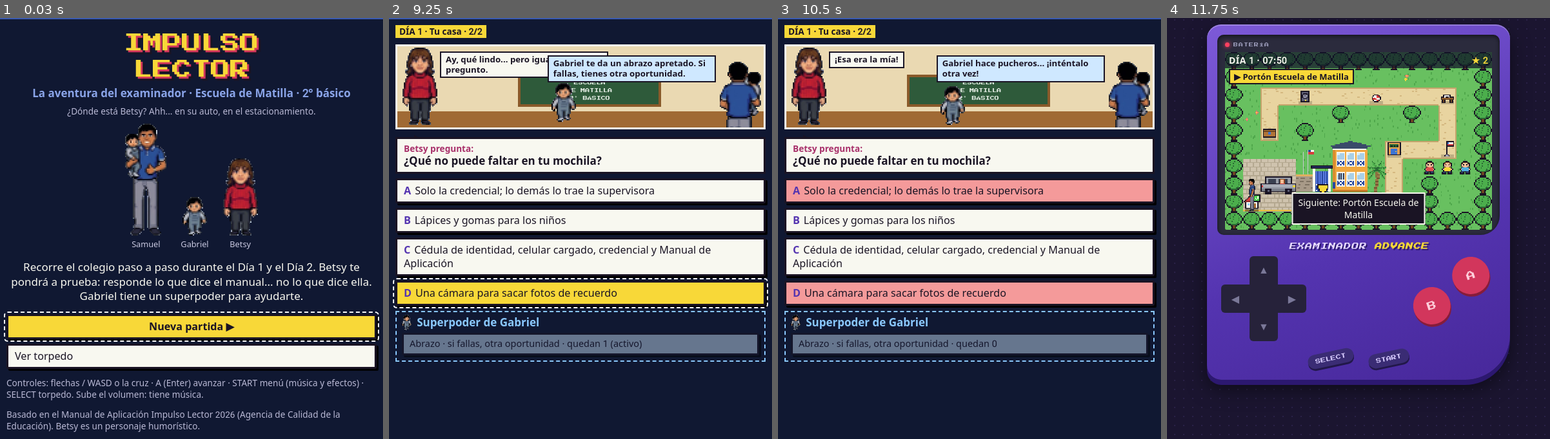
Above: before the commit, frames 1-4 (left to right).
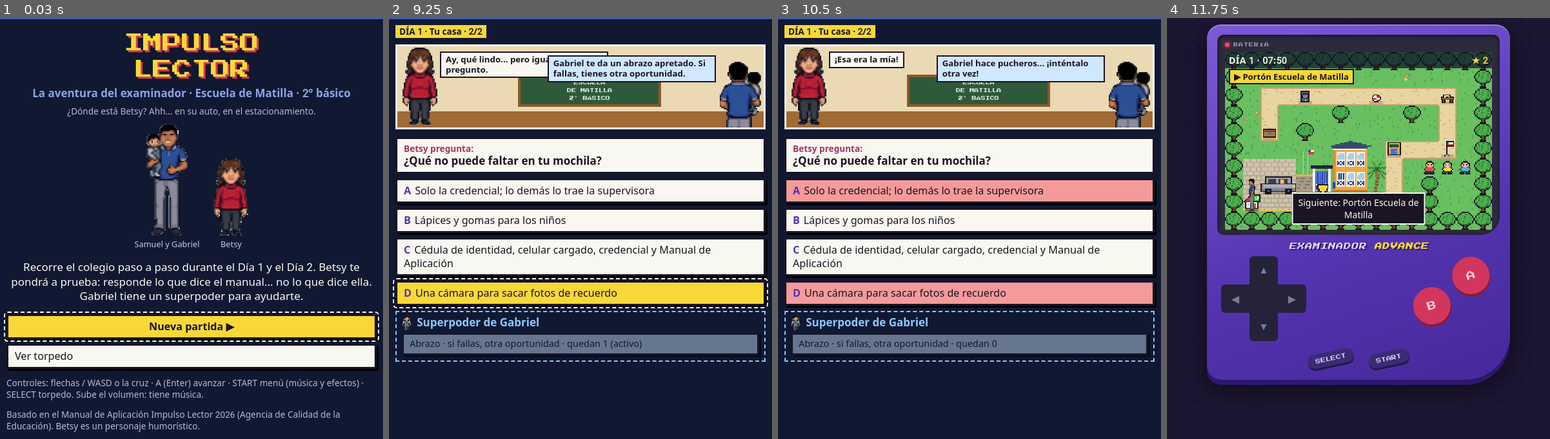
Above: after the commit, the same moments.

Repository: AbgDanielM/Juego-Impulso-Lector
Game: browser game, page index.html
Two runs of this game, one before a commit and one after it. Both use one fixed random seed, a clock stepped at 60 frames per second and the inputs below.
Inputs:
- Up to frame 1 (0.03 s): no input
- Up to frame 2 (9.25 s): click "Nueva partida ▶" at 0.27 s; click "START" at 0.52 s; hold Right 1.03-2.28 s; tap Space every 0.33 s from 1.1 to 9.1 s; hold Up 2.33-2.67 s; hold Right 2.72-3.72 s; hold Down 3.77-4.35 s; hold Left 4.4-5.9 s; hold Up 5.95-6.45 s; hold Left 6.5-7.17 s; hold Down 7.22-7.63 s; hold Right 7.68-8.93 s; click "Continuar ▶" at 7.77 s; hold Up from 8.98 s (still down)
- Up to frame 3 (10.5 s): release Up at 9.32 s; hold Right 9.37-10.37 s; tap Space every 0.33 s from 9.43 to 10.43 s; click "Abrazo · si fallas, otra opor…" at 10.02 s; hold Down from 10.42 s (still down)
- Up to frame 4 (11.75 s): tap Space at 10.77, 11.1, 11.43 s; release Down at 11 s; hold Left from 11.05 s (still down)

The runs differ from the first frame. In frame 1, 4.7% of the frame differs, in the area x 32-68%, y 25-55%; in frame 2, 0.4%; in frame 3, 0.4%; in frame 4, nothing differs.

Commit message:
Gabriel aparece solo en brazos de Samuel; marca de agua con Betsy más alta y más color
Co-Authored-By: Claude Opus 5.5 <noreply@anthropic.com>
Claude-Session: https://claude.ai/code/session_01MfGWsjGvvpUjJWqhfxwc8g

Diff:
--- a/index.html
+++ b/index.html
@@ -523,7 +523,6 @@
   return `<div class="scene"><div class="board">ESCUELA<br>DE MATILLA<br>2° BÁSICO</div>
   <img class="sb" src="${IMGSRC.betsy_front}" alt="Betsy">
   <div class="say" id="bsay">${esc(betsyLine)}</div>
-  <img class="kd${kidLine?' on':''}" id="kd" src="${IMGSRC.kid_front}" alt="">
   <div class="say kid" id="ksay" ${kidLine?'':'hidden'}>${esc(kidLine||'')}</div>
   <img class="sd" src="${IMGSRC.dad_back}" alt=""></div>`;}
 const B_ASK=['A ver, {n}...','A ver si sabes más que yo.','Esta me la sé... creo.','Contéstame esta.','Mmm, a ver esta.','Yo la leí en el auto.'];
@@ -539,7 +538,7 @@
   const p=openPanel(head()+scene(pick(B_ASK).replace('{n}',S.name),'')+bub+opts.map((o,k)=>`<button class="opt" data-i="${k}"><span class="k">${L[k]}</span>${esc(o.t)}</button>`).join('')+`<div id="pwBox">${pwHtml()}</div>`,-1);
   const els=[...p.querySelectorAll('.opt[data-i]')];
   els.forEach((b,k)=>b.onclick=()=>choose(k));
-  function kidSay(t){const kd=p.querySelector('#kd'),ks=p.querySelector('#ksay');kd.classList.remove('on');void kd.offsetWidth;kd.classList.add('on');ks.hidden=false;ks.textContent=t;kidLine=t;}
+  function kidSay(t){const ks=p.querySelector('#ksay');ks.hidden=false;ks.textContent=t;kidLine=t;}
   function betsySay(t){p.querySelector('#bsay').textContent=t;}
   function bindPw(){const box=p.querySelector('#pwBox');box.innerHTML=pwHtml();
     box.querySelector('#pwHug').onclick=useHug;ctl.refresh();}
@@ -577,7 +576,7 @@
   const rank=pct>=.9?['EXAMINADOR LEGENDARIO','Betsy: “Te felicito. Yo sabía que te iba a ir bien... ¿era de 2° básico, …(295 unchanged characters)…
   const errs=S.wrong.length?S.wrong.map(w=>`<div class="err"><b>Día ${w.d+1}:</b> ${esc(w.q)}<br>✔ ${esc(w.a)} <span class="small">(pág. ${esc(w.p)})</span></div>`).join(''):'<p>Sin errores. Ni Betsy pudo confundirte.</p>';
   const p=openPanel(`<div class="title"><h2>¡APLICACIÓN COMPLETA!</h2><div class="stars">★ ${S.stars} / ${TOTAL}</div><div class="tag">${rank[0]}</div>
-  <div class="chars"><div><img src="${IMGSRC.dad_front}" alt="" style="width:64px"><small>${esc(S.name)}</small></div><div><img src="${IMGSRC.kid_front}" alt="" style="width:38px;margin-top:114px"><small>Gabriel</small></div><div><img src="${IM …(93 unchanged characters)…
+  <div class="chars"><div><img src="${IMGSRC.dad_front}" alt="" style="width:64px"><small>Samuel y Gabriel</small></div><div><img src="${IM …(93 unchanged characters)…
   <div class="betsy"><img src="${IMGSRC.betsy_front}" alt="" style="width:27px"><div>${esc(rank[1])}</div></div></div>
   <a class="opt main" style="text-align:center;text-decoration:none" id="fP" href="https://abgdanielm.github.io/Juego-Impulso-Lector/resumen-impulso-lector.pdf" target="_blank" rel="noopener">Descargar resumen en PDF</a>
   <h3>Para repasar</h3>${errs}
@@ -605,7 +604,7 @@
   if(S.day>1)S.day=1;buildMap();placePlayer();
   const contTxt=sv?(sv.day===1&&sv.stage>=DAYS[1].stations.length?'Ver resultado':`Continuar (${DAYS[sv.day].title}, ★ ${sv.stars})`):'';
   const p=openPanel(`<div class="title"><div class="logo">IMPULSO<br>LECTOR</div><div class="sub">La aventura del examinador · Escuela de Matilla · 2° básico</div><div class="small">¿Dónde está Betsy? Ahh... en su auto, en el estacionamiento.</div>
-  <div class="chars" style="align-items:flex-end"><div><img src="${IMGSRC.dad_front}" alt="" style="width:64px"><small>Samuel</small></div><div><img src="${IMGSRC.kid_front}" alt="" style="width:38px"><small>Gabriel</small></div><div><img src="${IM …(77 unchanged characters)…
+  <div class="chars" style="align-items:flex-end"><div><img src="${IMGSRC.dad_front}" alt="" style="width:64px"><small>Samuel y Gabriel</small></div><div><img src="${IM …(77 unchanged characters)…
   <p>Recorre el colegio paso a paso durante el Día 1 y el Día 2. Betsy te pondrá a prueba: responde lo que dice el manual... no lo que dice ella. Gabriel tiene un superpoder para ayudarte.</p></div>
   <button class="opt main" id="tN">Nueva partida ▶</button>${sv?`<button class="opt" id="tC">${esc(contTxt)}</button>`:''}<button class="opt" id="tM">Ver torpedo</button>
   <p class="small">Controles: flechas / WASD o la cruz · A (Enter) avanzar · START menú (música y efectos) · SELECT torpedo. Sube el volumen: tiene música.</p>
Not shown, changed: resumen-impulso-lector.pdf
